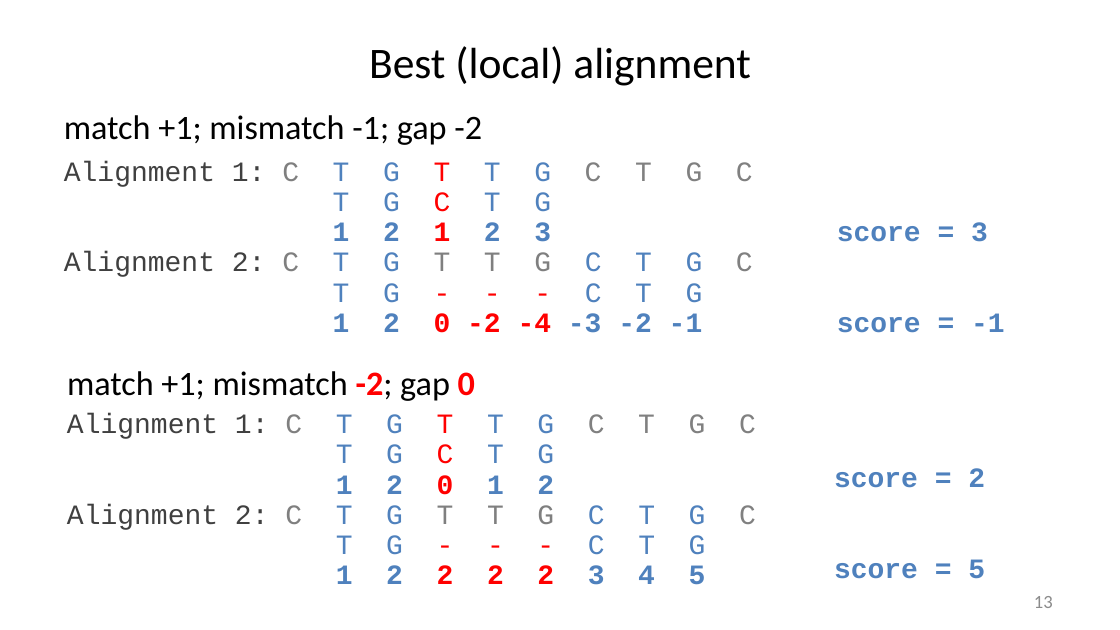
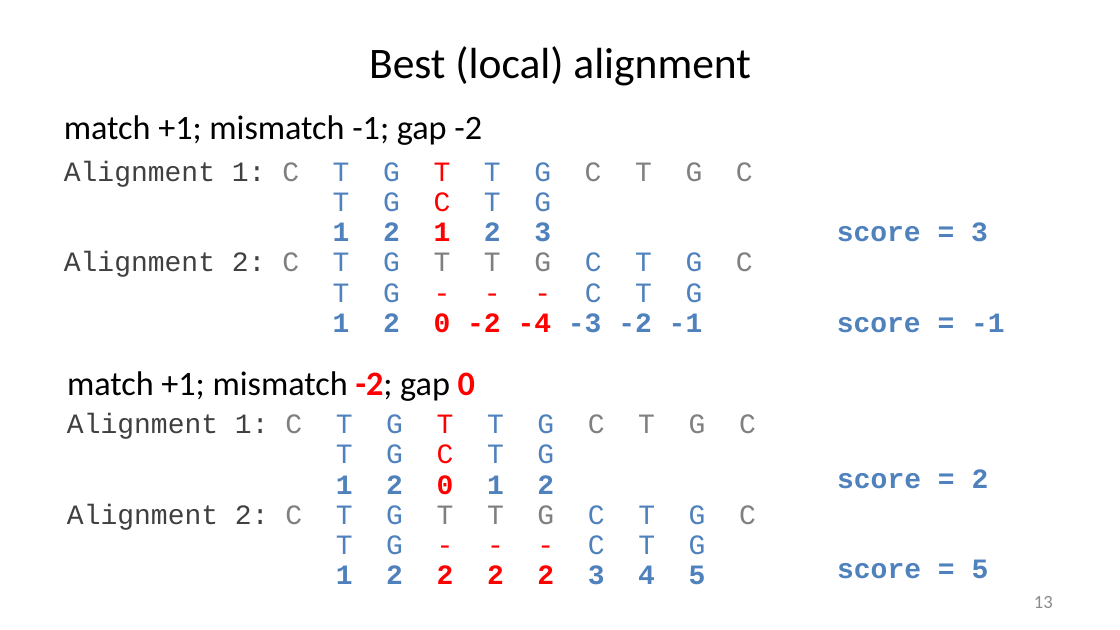
Before and after one commit to liu3zhenlab/teaching, a slide deck: slide 13 of PLPTH813Bioinformatis/2025/1_lecture/lecture04_alignment_I.pptx. Drawn at 1120x630 pixels with LibreOffice and Linux fonts; fonts in the diff are those of the drawing. Boxes give left, top, right and bottom in pixels: in the first picture for what was removed or moved away, otherwise in the second. Text is boxed around its words. In the diff, an @@ line names an element or a change of style, - is before the commit and + after.

```diff
--- a/PLPTH813Bioinformatis/2025/1_lecture/lecture04_alignment_I.pptx
+++ b/PLPTH813Bioinformatis/2025/1_lecture/lecture04_alignment_I.pptx
@@ text "score = 2": place and size @@
-text "score = 2" at [834, 468, 985, 579]
+text "score = 2" at [837, 469, 989, 579]
```
Also in this commit, not shown: 5 other slides changed, 4 other files.
